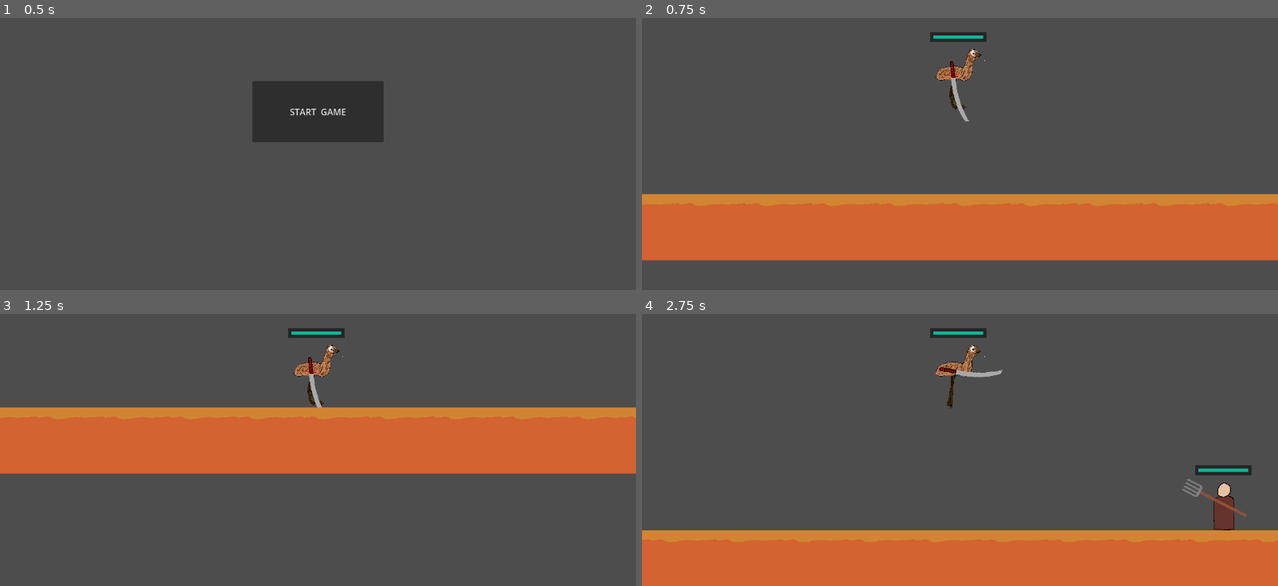
Above: before the commit, frames 1-4 (two rows, left to right).
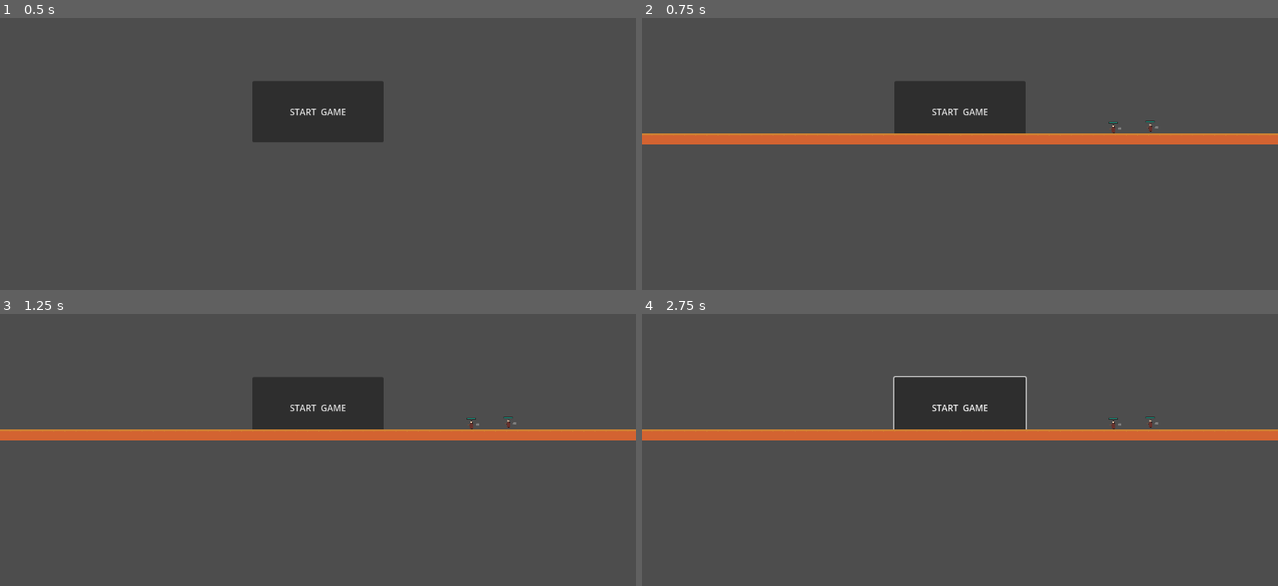
Above: after the commit, the same moments.

Repository: BastianLorsch/emu_game
Game: Godot game, scene res://scenes/game.tscn
The game is run twice, just before and just after one commit, with the same random seed, the same clock (stepped at 60 frames per second) and the same inputs.
Inputs (mouse positions are in pixels of both pictures, inside the frame that each line leads up to):
- Up to frame 1 (0.5 s): no input
- Up to frame 2 (0.75 s): click "START GAME" at 0.5 s
- Up to frame 3 (1.25 s): no input
- Up to frame 4 (2.75 s): click (960, 406) at 1.25 s, where only the run after the commit has a clickable "START GAME"; tap Enter (ui_accept) at 2 s; move the mouse to (1099, 390) at 2.02 s; hold D (move_right) from 2.03 s (still down); click (1099, 390) at 2.1 s; tap Space (jump) at 2.27 s

Frame 1 is identical in both runs. In frame 2, 33% of the frame differs, in the area x 0-100%, y 5-90%; in frame 3, 24%; in frame 4, 30%.
Error after the commit: Invalid access to property or key 'position' on a base object of type 'PackedScene'. (res://scripts/enemy.gd:27)

Commit message:
aktueller stand, Versuch instancing zu fixen

Diff:
--- a/scenes/level_1.tscn
+++ b/scenes/level_1.tscn
@@ -55,3 +55,6 @@
 
 [node name="CollisionShape2D" type="CollisionShape2D" parent="world_boundaries/StaticBody2D"]
 shape = SubResource("WorldBoundaryShape2D_rus8k")
+
+[node name="enemy2" parent="." instance=ExtResource("5_varlt")]
+position = Vector2(344, 31)
--- a/scenes/player.tscn
+++ b/scenes/player.tscn
@@ -159,5 +159,6 @@
 position = Vector2(0, -12)
 
 [node name="Timer" type="Timer" parent="."]
+wait_time = 5.0
 
 [connection signal="timeout" from="Timer" to="." method="_on_timer_timeout"]
--- a/scripts/button.gd
+++ b/scripts/button.gd
@@ -1,6 +1,6 @@
 extends Button
 
-signal start_game()
 # Called when the node enters the scene tree for the first time.
 func _pressed():
-	start_game.emit()
+	SignalBus.start_game.emit()
+	print("start game")
--- a/scripts/enemy.gd
+++ b/scripts/enemy.gd
@@ -3,11 +3,11 @@
 
 const SPEED = 50.0
 const JUMP_VELOCITY = -400.0
-@onready var player = get_node("../../Player")
 @onready var weapon = $weapon
 @onready var healthbar = $Healthbar
 var health = 150 : set = _set_health
 var do_movement = true
+const player = preload("res://scenes/player.tscn")
 
 func _ready() -> void:
 	healthbar.init_health(health)
@@ -24,8 +24,9 @@
 
 	# Get the input direction and handle the movement/deceleration.
 	# As good practice, you should replace UI actions with custom gameplay actions.
+	var player_x_pos = player.position.x
 
-	if player.position.x +30 > position.x and position.x > player.position.x -30:
+	if player_x_pos +30 > position.x and position.x > player_x_pos -30:
 		do_movement = false
 	else:
 		do_movement = true
--- a/scripts/healthbar.gd
+++ b/scripts/healthbar.gd
@@ -10,14 +10,10 @@
 	health = min(max_value, new_health)
 	value = health
 
-	if  health <= 0:
-		queue_free()
-
 	if health < prev_health:
 		timer.start()
 	else:
 		damage_bar.value = health
-	print(health, " healthbar ", value)
 
 func init_health(_health):
 	health = _health
--- a/scripts/instancing.gd
+++ b/scripts/instancing.gd
@@ -1,11 +1,15 @@
 extends Node2D
 
-func _ready() -> void:
-	var button = $title_screen/Button
-	button.start_game.connect(instance_game_start)
+@onready var button = $title_screen/Button
+
+func on_scene_instance():
+	SignalBus.start_game.connect(_instance_game_start)
 	SignalBus.player_dead.connect(_on_player_dead)
 
-func instance_game_start():
+func _ready() -> void:
+	on_scene_instance()
+
+func _instance_game_start():
 	var scene_player = load("res://scenes/player.tscn")
 	var scene_level_1 = load("res://scenes/level_1.tscn")
 	var instance_player = scene_player.instantiate()
@@ -13,6 +17,7 @@
 	add_child(instance_player)
 	add_child(instance_level_1)
 	remove_child($title_screen)
+	print("instanced")
 
 func _on_player_dead():
 	remove_child($Player)
--- a/scripts/signalBus.gd
+++ b/scripts/signalBus.gd
@@ -3,3 +3,4 @@
 signal player_damaged(damage)
 signal player_dead()
 signal enemy_damaged(damage)
+signal start_game()
--- a/scripts/stateMachine/player_state_controled.gd
+++ b/scripts/stateMachine/player_state_controled.gd
@@ -19,6 +19,7 @@
 	animated_sprite.flip_h = true
 	healthbar.init_health(health)
 	SignalBus.player_damaged.connect(_set_health)
+	health = 100
 
 
 func change_state(new_state_name: String):
@@ -52,15 +53,14 @@
 	elif direction < 0:
 		animated_sprite.flip_h = false
 
-		if regenerating == true:
-			_set_health(-0.1)
+	if regenerating == true:
+		_set_health(-0.1)
 
 func _set_health(damage):
 	health = min(healthbar.max_value, health - damage)
 	if health <= 0:
 		SignalBus.player_dead.emit()
 	healthbar.health = health
-	print(health, "player")
 	if damage > 0:
 		regenerating = false
 		timer_regeneration.start()
--- a/scripts/weapon.gd
+++ b/scripts/weapon.gd
@@ -6,7 +6,7 @@
 @onready var attack_ani = $AnimatedSprite2D
 @onready var weapon_collisionShape = $CollisionShape2D
 var attacking = false
-var attack_ready = false
+var attack_ready = true
 func _process(delta: float) -> void:
 	if !attacking:
 		look_at(player_heart.global_position)
@@ -32,12 +32,10 @@
 					weapon_collisionShape.position.x = 14.466
 					attacking = false
 					attack_ani.stop()
-					print("attacking:  ", attacking)
 
 func _on_body_entered(body: Node2D) -> void:
 	var damage = 10
 	SignalBus.player_damaged.emit(damage)
-	print(body)
 
 func _on_timer_timeout() -> void:
 	attack_ready = true
